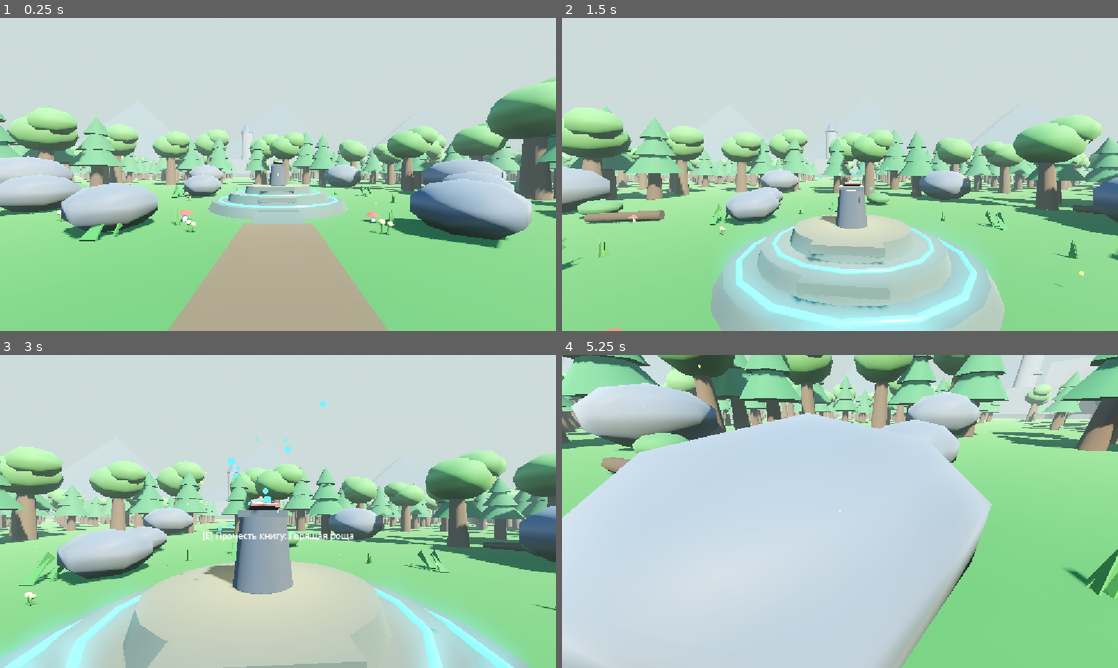
Above: before the commit, frames 1-4 (two rows, left to right).
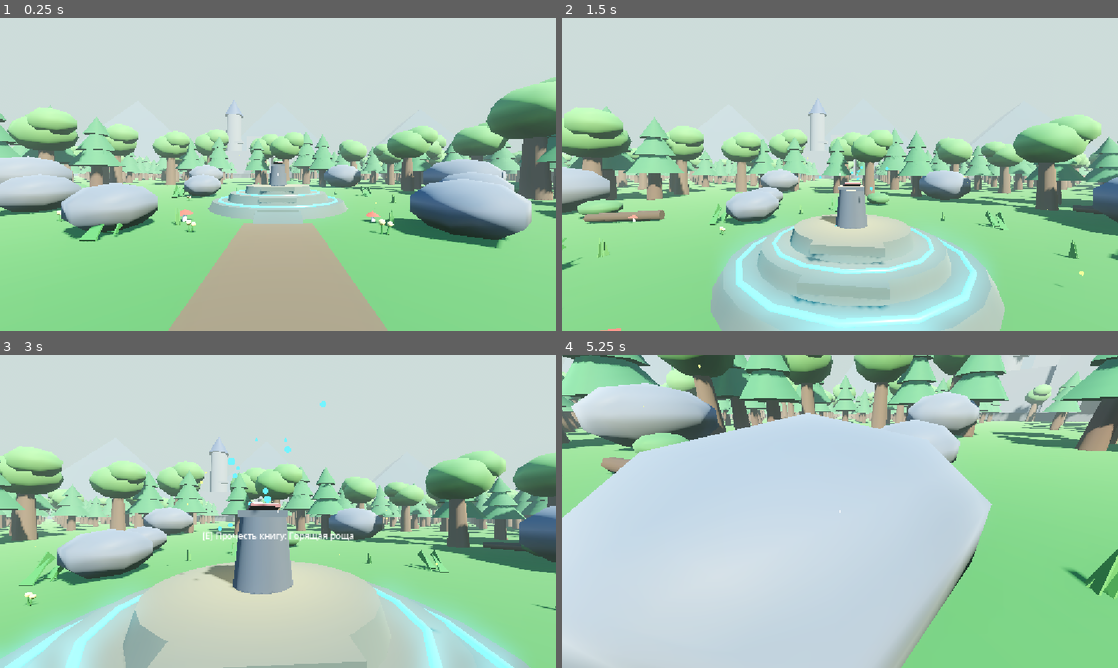
Above: after the commit, the same moments.

Repository: nordikus/TQG-text-quest-game
Game: Godot game, scene res://scenes/forest_clearing.tscn
The game is run twice, just before and just after one commit, with the same random seed, the same clock (stepped at 60 frames per second) and the same inputs.
Inputs (mouse positions are in pixels of both pictures, inside the frame that each line leads up to):
- Up to frame 1 (0.25 s): no input
- Up to frame 2 (1.5 s): tap Enter at 0.5 s; move the mouse to (867, 174) at 0.52 s; hold E (interact) 0.53-1.28 s; hold W (move_forward) from 0.53 s (still down); tap Space (jump) at 0.77 s; move the mouse to (812, 174) at 1.27 s; tap E (interact) at 1.35 s
- Up to frame 3 (3 s): tap Space (jump) at 1.52 s; move the mouse to (289, 505) at 2.02 s; hold E (interact) 2.03-2.75 s; release W (move_forward) at 2.75 s; click "✕" at 2.75 s
- Up to frame 4 (5.25 s): move the mouse to (834, 517) at 3.52 s; hold W (move_forward) from 3.53 s (still down); tap E (interact) at 3.6, 5.1 s; tap Space (jump) at 3.77, 4.52 s; move the mouse to (878, 514) at 4.27 s; hold E (interact) 4.28-5.03 s; move the mouse to (795, 508) at 5.02 s

The runs differ from the first frame. In frame 1, less than 0.1% of the frame differs, in the area x 32-58%, y 26-52%; in frame 2, 0.2%; in frame 3, 0.2%; in frame 4, 0.6%, in the area x 74-96%, y 0-22%.

Commit message:
feat: relocate castle facade and great tree 50m closer to clearing and compact paths

Diff:
--- a/scenes/forest_clearing.tscn
+++ b/scenes/forest_clearing.tscn
@@ -85,7 +85,7 @@
 
 [sub_resource type="BoxMesh" id="BoxMesh_ash_field"]
 material = SubResource("StandardMaterial3D_ash_field")
-size = Vector3(65, 0.04, 120)
+size = Vector3(35, 0.04, 65)
 
 [sub_resource type="StandardMaterial3D" id="StandardMaterial3D_charred_path"]
 albedo_color = Color(0.07, 0.05, 0.04, 1)
@@ -93,15 +93,15 @@
 
 [sub_resource type="BoxMesh" id="BoxMesh_road_seg1"]
 material = SubResource("StandardMaterial3D_charred_path")
-size = Vector3(5.5, 0.06, 42.0)
+size = Vector3(5.5, 0.06, 22.0)
 
 [sub_resource type="BoxMesh" id="BoxMesh_road_seg2"]
 material = SubResource("StandardMaterial3D_charred_path")
-size = Vector3(6.0, 0.06, 56.0)
+size = Vector3(6.0, 0.06, 28.0)
 
 [sub_resource type="BoxMesh" id="BoxMesh_road_seg3"]
 material = SubResource("StandardMaterial3D_charred_path")
-size = Vector3(7.5, 0.06, 36.0)
+size = Vector3(7.5, 0.06, 30.0)
 
 [sub_resource type="StandardMaterial3D" id="StandardMaterial3D_fire_glow"]
 shading_mode = 0
@@ -189,33 +189,23 @@
 
 [sub_resource type="BoxMesh" id="BoxMesh_trail_segment_1"]
 material = SubResource("StandardMaterial3D_trail")
-size = Vector3(3.8, 0.08, 31.094)
+size = Vector3(3.8, 0.08, 16.8)
 
 [sub_resource type="BoxShape3D" id="BoxShape3D_trail_segment_1"]
-size = Vector3(3.8, 0.08, 31.094)
+size = Vector3(3.8, 0.08, 16.8)
 
 [sub_resource type="BoxShape3D" id="BoxShape3D_trail_rail_1"]
-size = Vector3(0.5, 1.8, 31.094)
+size = Vector3(0.5, 1.8, 16.8)
 
 [sub_resource type="BoxMesh" id="BoxMesh_trail_segment_2"]
 material = SubResource("StandardMaterial3D_trail")
-size = Vector3(3.8, 0.08, 30.765)
+size = Vector3(3.8, 0.08, 15.2)
 
 [sub_resource type="BoxShape3D" id="BoxShape3D_trail_segment_2"]
-size = Vector3(3.8, 0.08, 30.765)
+size = Vector3(3.8, 0.08, 15.2)
 
 [sub_resource type="BoxShape3D" id="BoxShape3D_trail_rail_2"]
-size = Vector3(0.5, 1.8, 30.765)
-
-[sub_resource type="BoxMesh" id="BoxMesh_trail_segment_3"]
-material = SubResource("StandardMaterial3D_trail")
-size = Vector3(3.8, 0.08, 21.079)
-
-[sub_resource type="BoxShape3D" id="BoxShape3D_trail_segment_3"]
-size = Vector3(3.8, 0.08, 21.079)
-
-[sub_resource type="BoxShape3D" id="BoxShape3D_trail_rail_3"]
-size = Vector3(0.5, 1.8, 21.079)
+size = Vector3(0.5, 1.8, 15.2)
 
 [node name="ForestClearing" type="Node3D"]
 
@@ -289,10 +279,10 @@
 transform = Transform3D(1, 0, 0, 0, 1, 0, 0, 0, 1, 0, 0.5, 0)
 
 [node name="CastleFacade" parent="." instance=ExtResource("4_castle")]
-transform = Transform3D(1, 0, 0, 0, 1, 0, 0, 0, 1, 0, 0, -140)
+transform = Transform3D(1, 0, 0, 0, 1, 0, 0, 0, 1, 0, 0, -90)
 
 [node name="GreatTree" parent="." instance=ExtResource("3_great_tree")]
-transform = Transform3D(1, 0, 0, 0, 1, 0, 0, 0, 1, -21, 0, -110)
+transform = Transform3D(1, 0, 0, 0, 1, 0, 0, 0, 1, -21, 0, -60)
 
 [node name="CorridorForest" type="Node3D" parent="."]
 
@@ -306,38 +296,38 @@
 visible = false
 
 [node name="AshField" type="MeshInstance3D" parent="CharredForestZone"]
-transform = Transform3D(0.965926, 0, -0.258819, 0, 1, 0, 0.258819, 0, 0.965926, 16, 0.02, -72)
+transform = Transform3D(0.965926, 0, -0.258819, 0, 1, 0, 0.258819, 0, 0.965926, 12, 0.02, -45)
 mesh = SubResource("BoxMesh_ash_field")
 
 [node name="CharredTree1" parent="CharredForestZone" instance=ExtResource("7_tree_charred")]
 transform = Transform3D(1.1, 0, 0, 0, 1.1, 0, 0, 0, 1.1, 19, 0, -14)
 
 [node name="CharredTree2" parent="CharredForestZone" instance=ExtResource("7_tree_charred")]
-transform = Transform3D(1.2, 0, 0, 0, 1.2, 0, 0, 0, 1.2, 22, 0, -24)
+transform = Transform3D(1.2, 0, 0, 0, 1.2, 0, 0, 0, 1.2, 22, 0, -22)
 
 [node name="CharredTree3" parent="CharredForestZone" instance=ExtResource("7_tree_charred")]
-transform = Transform3D(1.3, 0, 0, 0, 1.3, 0, 0, 0, 1.3, 28, 0, -42)
+transform = Transform3D(1.3, 0, 0, 0, 1.3, 0, 0, 0, 1.3, 24, 0, -32)
 
 [node name="CharredTree4" parent="CharredForestZone" instance=ExtResource("7_tree_charred")]
-transform = Transform3D(1.4, 0, 0, 0, 1.4, 0, 0, 0, 1.4, 22, 0, -60)
+transform = Transform3D(1.4, 0, 0, 0, 1.4, 0, 0, 0, 1.4, 20, 0, -44)
 
 [node name="CharredTree5" parent="CharredForestZone" instance=ExtResource("7_tree_charred")]
-transform = Transform3D(1.2, 0, 0, 0, 1.2, 0, 0, 0, 1.2, 8, 0, -78)
+transform = Transform3D(1.2, 0, 0, 0, 1.2, 0, 0, 0, 1.2, 8, 0, -56)
 
 [node name="CharredTree6" parent="CharredForestZone" instance=ExtResource("7_tree_charred")]
-transform = Transform3D(1.3, 0, 0, 0, 1.3, 0, 0, 0, 1.3, 16, 0, -96)
+transform = Transform3D(1.3, 0, 0, 0, 1.3, 0, 0, 0, 1.3, 14, 0, -64)
 
 [node name="CharredTree7" parent="CharredForestZone" instance=ExtResource("7_tree_charred")]
-transform = Transform3D(1.5, 0, 0, 0, 1.5, 0, 0, 0, 1.5, -2, 0, -112)
+transform = Transform3D(1.5, 0, 0, 0, 1.5, 0, 0, 0, 1.5, -1, 0, -78)
 
 [node name="CharredTree8" parent="CharredForestZone" instance=ExtResource("7_tree_charred")]
-transform = Transform3D(1.2, 0, 0, 0, 1.2, 0, 0, 0, 1.2, 28, 0, -75)
+transform = Transform3D(1.2, 0, 0, 0, 1.2, 0, 0, 0, 1.2, 22, 0, -52)
 
 [node name="CharredLog1" parent="CharredForestZone" instance=ExtResource("12_log")]
 transform = Transform3D(0.866025, 0, 0.5, 0, 1, 0, -0.5, 0, 0.866025, 22, 0, -18)
 
 [node name="CharredLog2" parent="CharredForestZone" instance=ExtResource("12_log")]
-transform = Transform3D(0.5, 0, -0.866025, 0, 1, 0, 0.866025, 0, 0.5, 6, 0, -82)
+transform = Transform3D(0.5, 0, -0.866025, 0, 1, 0, 0.866025, 0, 0.5, 5, 0, -62)
 
 [node name="ForestBarrier" type="Node3D" parent="."]
 
@@ -381,22 +371,22 @@
 visible = false
 
 [node name="RoadSeg1" type="MeshInstance3D" parent="BurningPath"]
-transform = Transform3D(0.939693, 0, 0.34202, 0, 1, 0, -0.34202, 0, 0.939693, 18, 0.05, -28)
+transform = Transform3D(0.939693, 0, 0.34202, 0, 1, 0, -0.34202, 0, 0.939693, 15.5, 0.05, -20.0)
 mesh = SubResource("BoxMesh_road_seg1")
 
 [node name="RoadSeg2" type="MeshInstance3D" parent="BurningPath"]
-transform = Transform3D(0.984808, 0, -0.173648, 0, 1, 0, 0.173648, 0, 0.984808, 14, 0.05, -74)
+transform = Transform3D(0.974, 0, -0.225, 0, 1, 0, 0.225, 0, 0.974, 15.0, 0.05, -41.0)
 mesh = SubResource("BoxMesh_road_seg2")
 
 [node name="RoadSeg3" type="MeshInstance3D" parent="BurningPath"]
-transform = Transform3D(0.965926, 0, -0.258819, 0, 1, 0, 0.258819, 0, 0.965926, 4, 0.05, -116)
+transform = Transform3D(0.9165, 0, -0.400, 0, 1, 0, 0.400, 0, 0.9165, 6.0, 0.05, -67.75)
 mesh = SubResource("BoxMesh_road_seg3")
 
 [node name="FireParticlesGroup" type="Node3D" parent="."]
 visible = false
 
 [node name="FireEmbersSeg1" type="CPUParticles3D" parent="FireParticlesGroup"]
-transform = Transform3D(0.939693, 0, 0.34202, 0, 1, 0, -0.34202, 0, 0.939693, 18, 0.6, -28)
+transform = Transform3D(0.939693, 0, 0.34202, 0, 1, 0, -0.34202, 0, 0.939693, 15.5, 0.6, -20.0)
 amount = 80
 lifetime = 3.2
 mesh = SubResource("SphereMesh_ember_mote")
@@ -409,7 +399,7 @@
 scale_amount_max = 1.8
 
 [node name="FireEmbersSeg2" type="CPUParticles3D" parent="FireParticlesGroup"]
-transform = Transform3D(0.984808, 0, -0.173648, 0, 1, 0, 0.173648, 0, 0.984808, 14, 0.6, -74)
+transform = Transform3D(0.974, 0, -0.225, 0, 1, 0, 0.225, 0, 0.974, 15.0, 0.6, -41.0)
 amount = 90
 lifetime = 3.2
 mesh = SubResource("SphereMesh_ember_mote")
@@ -422,7 +412,7 @@
 scale_amount_max = 1.8
 
 [node name="FireEmbersSeg3" type="CPUParticles3D" parent="FireParticlesGroup"]
-transform = Transform3D(0.965926, 0, -0.258819, 0, 1, 0, 0.258819, 0, 0.965926, 4, 0.6, -116)
+transform = Transform3D(0.9165, 0, -0.400, 0, 1, 0, 0.400, 0, 0.9165, 6.0, 0.6, -67.75)
 amount = 75
 lifetime = 3.2
 mesh = SubResource("SphereMesh_ember_mote")
@@ -435,7 +425,7 @@
 scale_amount_max = 1.8
 
 [node name="FireSmokeSeg1" type="CPUParticles3D" parent="FireParticlesGroup"]
-transform = Transform3D(0.939693, 0, 0.34202, 0, 1, 0, -0.34202, 0, 0.939693, 18, 1.2, -28)
+transform = Transform3D(0.939693, 0, 0.34202, 0, 1, 0, -0.34202, 0, 0.939693, 15.5, 1.2, -20.0)
 amount = 30
 lifetime = 4.0
 mesh = SubResource("SphereMesh_smoke_puff")
@@ -448,7 +438,7 @@
 scale_amount_max = 2.2
 
 [node name="FireSmokeSeg2" type="CPUParticles3D" parent="FireParticlesGroup"]
-transform = Transform3D(0.984808, 0, -0.173648, 0, 1, 0, 0.173648, 0, 0.984808, 14, 1.2, -74)
+transform = Transform3D(0.974, 0, -0.225, 0, 1, 0, 0.225, 0, 0.974, 15.0, 1.2, -41.0)
 amount = 40
 lifetime = 4.0
 mesh = SubResource("SphereMesh_smoke_puff")
@@ -461,7 +451,7 @@
 scale_amount_max = 2.2
 
 [node name="FireLight1" type="OmniLight3D" parent="FireParticlesGroup"]
-transform = Transform3D(1, 0, 0, 0, 1, 0, 0, 0, 1, 16, 2.0, -10)
+transform = Transform3D(1, 0, 0, 0, 1, 0, 0, 0, 1, 17, 2.0, -18)
 light_color = Color(1, 0.48, 0.12, 1)
 light_energy = 4.5
 omni_range = 16.0
@@ -473,25 +463,25 @@
 omni_range = 16.0
 
 [node name="FireLight3" type="OmniLight3D" parent="FireParticlesGroup"]
-transform = Transform3D(1, 0, 0, 0, 1, 0, 0, 0, 1, 17, 2.0, -54)
+transform = Transform3D(1, 0, 0, 0, 1, 0, 0, 0, 1, 16, 2.0, -44)
 light_color = Color(1, 0.52, 0.14, 1)
 light_energy = 4.5
 omni_range = 16.0
 
 [node name="FireLight4" type="OmniLight3D" parent="FireParticlesGroup"]
-transform = Transform3D(1, 0, 0, 0, 1, 0, 0, 0, 1, 13, 2.0, -76)
+transform = Transform3D(1, 0, 0, 0, 1, 0, 0, 0, 1, 11, 2.0, -56)
 light_color = Color(1, 0.38, 0.09, 1)
 light_energy = 4.5
 omni_range = 16.0
 
 [node name="FireLight5" type="OmniLight3D" parent="FireParticlesGroup"]
-transform = Transform3D(1, 0, 0, 0, 1, 0, 0, 0, 1, 9, 2.0, -98)
+transform = Transform3D(1, 0, 0, 0, 1, 0, 0, 0, 1, 7, 2.0, -68)
 light_color = Color(1, 0.5, 0.12, 1)
 light_energy = 4.5
 omni_range = 16.0
 
 [node name="FireLight6" type="OmniLight3D" parent="FireParticlesGroup"]
-transform = Transform3D(1, 0, 0, 0, 1, 0, 0, 0, 1, 3, 2.0, -122)
+transform = Transform3D(1, 0, 0, 0, 1, 0, 0, 0, 1, 2, 2.0, -78)
 light_color = Color(1, 0.42, 0.1, 1)
 light_energy = 4.5
 omni_range = 16.0
@@ -879,7 +869,7 @@
 shape = SubResource("BoxShape3D_trail_rail_0")
 
 [node name="TrailSegment1" type="StaticBody3D" parent="NatureTrail"]
-transform = Transform3D(-0.980581, 0, -0.196116, 0, 1, 0, 0.196116, 0, -0.980581, -9.000, 0.020, -40.000)
+transform = Transform3D(-0.9545, 0, -0.2982, 0, 1, 0, 0.2982, 0, -0.9545, -8.0, 0.02, -33.0)
 
 [node name="MeshInstance3D" type="MeshInstance3D" parent="NatureTrail/TrailSegment1"]
 mesh = SubResource("BoxMesh_trail_segment_1")
@@ -894,7 +884,7 @@
 shape = SubResource("BoxShape3D_trail_rail_1")
 
 [node name="TrailSegment2" type="StaticBody3D" parent="NatureTrail"]
-transform = Transform3D(-0.991228, 0, -0.132164, 0, 1, 0, 0.132164, 0, -0.991228, -14.000, 0.020, -70.000)
+transform = Transform3D(-0.931, 0, -0.365, 0, 1, 0, 0.365, 0, -0.931, -13.25, 0.02, -48.0)
 
 [node name="MeshInstance3D" type="MeshInstance3D" parent="NatureTrail/TrailSegment2"]
 mesh = SubResource("BoxMesh_trail_segment_2")
@@ -908,23 +898,9 @@
 transform = Transform3D(1, 0, 0, 0, 1, 0, 0, 0, 1, 2.4, 0.8, 0)
 shape = SubResource("BoxShape3D_trail_rail_2")
 
-[node name="TrailSegment3" type="StaticBody3D" parent="NatureTrail"]
-transform = Transform3D(-0.996167, 0, -0.087468, 0, 1, 0, 0.087468, 0, -0.996167, -16.900, 0.020, -95.250)
-
-[node name="MeshInstance3D" type="MeshInstance3D" parent="NatureTrail/TrailSegment3"]
-mesh = SubResource("BoxMesh_trail_segment_3")
-
-
-[node name="RailColW" type="CollisionShape3D" parent="NatureTrail/TrailSegment3"]
-transform = Transform3D(1, 0, 0, 0, 1, 0, 0, 0, 1, -2.4, 0.8, 0)
-shape = SubResource("BoxShape3D_trail_rail_3")
-
-[node name="RailColE" type="CollisionShape3D" parent="NatureTrail/TrailSegment3"]
-transform = Transform3D(1, 0, 0, 0, 1, 0, 0, 0, 1, 2.4, 0.8, 0)
-shape = SubResource("BoxShape3D_trail_rail_3")
 
 [node name="ApproachPlaza" type="StaticBody3D" parent="NatureTrail"]
-transform = Transform3D(1, 0, 0, 0, 1, 0, 0, 0, 1, -17.5, 0.04, -106.8)
+transform = Transform3D(1, 0, 0, 0, 1, 0, 0, 0, 1, -17.5, 0.04, -56.8)
 
 [node name="PlazaMesh" type="MeshInstance3D" parent="NatureTrail/ApproachPlaza"]
 mesh = SubResource("CylinderMesh_approach_plaza")
@@ -934,10 +910,10 @@
 transform = Transform3D(1, 0, 0, 0, 1, 0, 0, 0, 1, -6.0, 0.5, -25.0)
 
 [node name="TrailFireflies2" parent="NatureTrail" instance=ExtResource("15_fireflies")]
-transform = Transform3D(1, 0, 0, 0, 1, 0, 0, 0, 1, -12.0, 0.5, -55.0)
+transform = Transform3D(1, 0, 0, 0, 1, 0, 0, 0, 1, -9.5, 0.5, -35.0)
 
 [node name="TrailFireflies3" parent="NatureTrail" instance=ExtResource("15_fireflies")]
-transform = Transform3D(1, 0, 0, 0, 1, 0, 0, 0, 1, -16.0, 0.5, -85.0)
+transform = Transform3D(1, 0, 0, 0, 1, 0, 0, 0, 1, -14.0, 0.5, -46.0)
 
 [node name="TrailFireflies4" parent="NatureTrail" instance=ExtResource("15_fireflies")]
-transform = Transform3D(1, 0, 0, 0, 1, 0, 0, 0, 1, -17.8, 0.5, -105.5)
+transform = Transform3D(1, 0, 0, 0, 1, 0, 0, 0, 1, -17.2, 0.5, -55.5)
